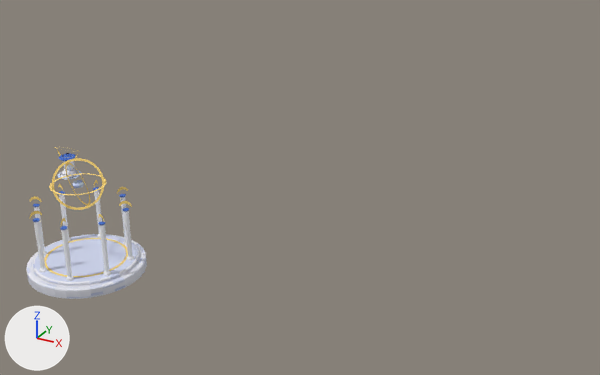
The FBX model assets/world/MoonlitIsle/MoonlitIsle_Props.fbx, before and after one commit.
Rendered twice from a camera (50 mm lens) standing at (122.6, -120.5, 69.1) and looking at (51.3, 9.0, 4.3). Lighting does not change. The marker at lower left points along +X, +Y and +Z. The first picture is the older version. Vertices at exactly the same position are counted once.

Script lines for the objects in view, before the commit:
```python
me_mi_armillary = bpy.data.meshes.new('MI_Armillary')
me_mi_armillary.from_pydata(...)  # 272 vertices, 140 faces; spans x 29.32..38.08, y -35.98..-27.22, z 13.08..20.52
me_mi_armillary.materials.append(mat_moonlitisle_mat)  # picture img_moonlitisle_island_atlas_png
me_mi_pavilion = bpy.data.meshes.new('MI_Pavilion')
me_mi_pavilion.from_pydata(...)  # 761 vertices, 624 faces; spans x 24.1..43.3, y -41.2..-22.0, z 1.6..14.3
me_mi_pavilion.materials.append(mat_moonlitisle_mat)  # picture img_moonlitisle_island_atlas_png
ob_mi_armillary = bpy.data.objects.new('MI_Armillary', me_mi_armillary)
ob_mi_armillary.location = (0.0, 0.0, 0.0)
ob_mi_pavilion = bpy.data.objects.new('MI_Pavilion', me_mi_pavilion)
ob_mi_pavilion.location = (0.0, 0.0, 0.0)
```
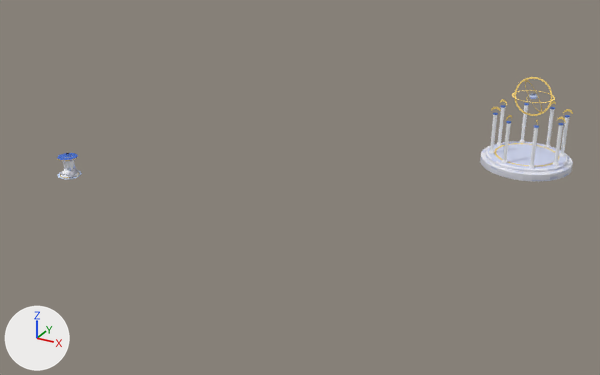
Commit message: Double Moonlit Isle round a central Lunar Court

Where the change shows, as pixel boxes [x1, y1, x2, y2] in the pictures (600 x 375 px):
'MI_Pavilion', moved
    before: [26, 180, 147, 299]
    after: [480, 98, 573, 182]
'MI_Armillary', moved
    before: [49, 158, 106, 210]
    after: [512, 77, 555, 116]

Diff of the bpy script that builds the scene:
```diff
--- a/assets/world/MoonlitIsle/MoonlitIsle_Props.fbx.py
+++ b/assets/world/MoonlitIsle/MoonlitIsle_Props.fbx.py
@@ me_mi_armillary @@
 # used by ob_mi_armillary; location = (0.0, 0.0, 0.0)
-me_mi_armillary.from_pydata(...)  # 272 vertices, 140 faces; spans x 29.32..38.08, y -35.98..-27.22, z 13.08..20.52
+me_mi_armillary.from_pydata(...)  # 272 vertices, 140 faces; spans x 80.49..89.25, y 44.62..53.38, z 13.08..20.52
+# me_mi_armillary part 1: the whole mesh is moved by (51.17, 80.6, 0.0)
 me_mi_armillary.materials.append(mat_moonlitisle_mat)
@@ me_mi_pavilion @@
 # used by ob_mi_pavilion; location = (0.0, 0.0, 0.0)
-me_mi_pavilion.from_pydata(...)  # 761 vertices, 624 faces; spans x 24.1..43.3, y -41.2..-22.0, z 1.6..14.3
+me_mi_pavilion.from_pydata(...)  # 761 vertices, 624 faces; spans x 75.3..94.5, y 39.4..58.6, z 1.6..14.3
+# me_mi_pavilion part 2: the whole mesh is moved by (51.2, 80.6, 0.0)
 me_mi_pavilion.materials.append(mat_moonlitisle_mat)
```
